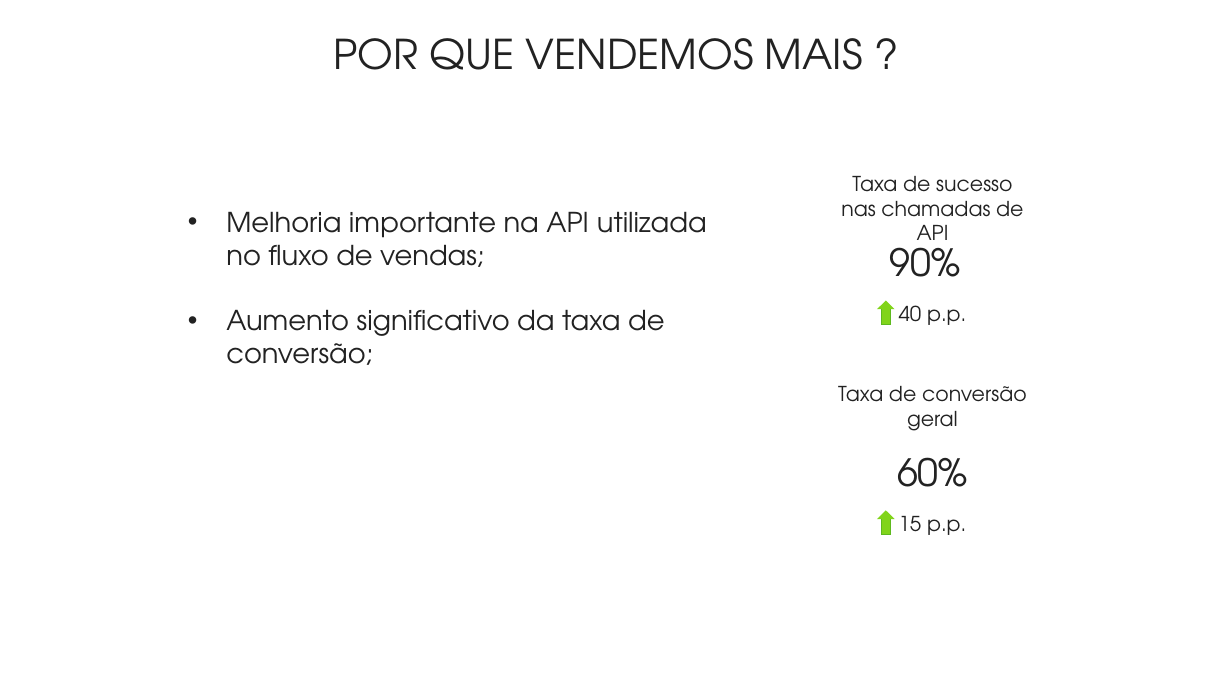
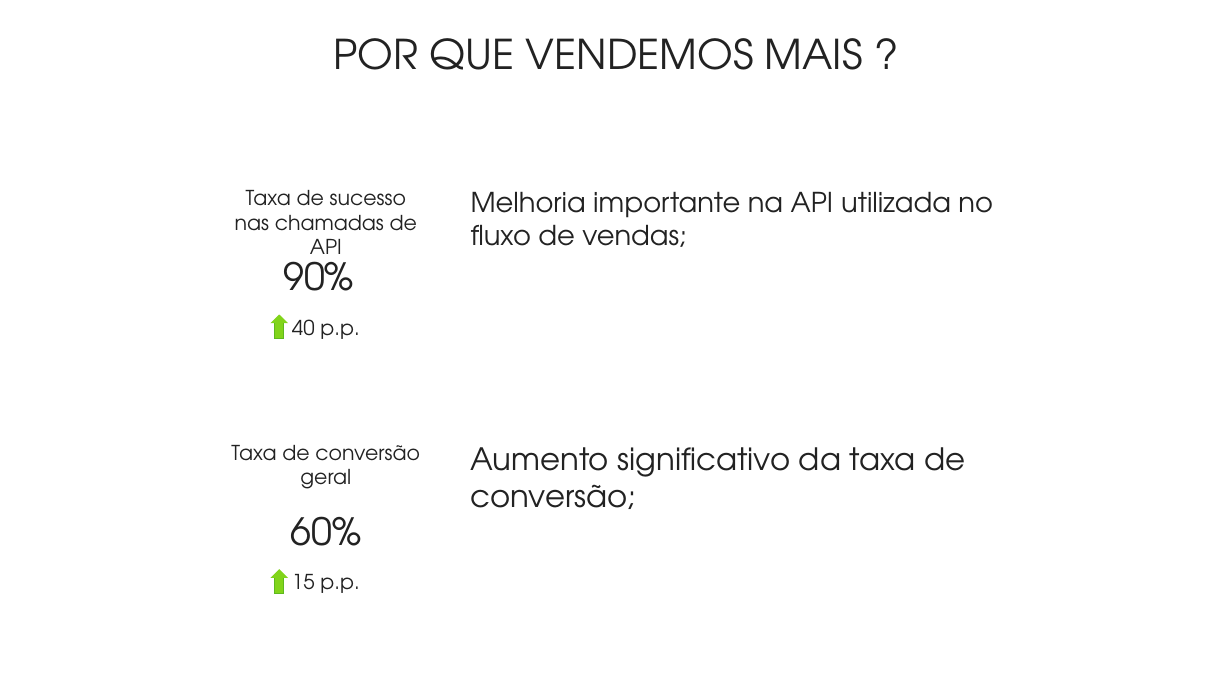
Before and after one commit to pedropark99/Personal-website, a slide deck: slide 8 of posts/2023/2023-01-20-storytelling/report-exemplo.pptx. Drawn at 1232x693 pixels with LibreOffice and Linux fonts; fonts in the diff are those of the drawing. Boxes give left, top, right and bottom in pixels: in the first picture for what was removed or moved away, otherwise in the second. Text is boxed around its words. In the diff, an @@ line names an element or a change of style, - is before the commit and + after.

```diff
--- a/posts/2023/2023-01-20-storytelling/report-exemplo.pptx
+++ b/posts/2023/2023-01-20-storytelling/report-exemplo.pptx
@@ text "Melhoria importante na API utilizada ...": place and size @@
-text "Melhoria importante na API utilizada ..." at <box>226,211,707,365</box>
+text "Melhoria importante na API utilizada ..." at <box>471,191,993,247</box>
@@ text "Melhoria importante na API utilizada ..." at <box>471,191,993,247</box>: bullet • to none @@
@@ text at <box>226,309,664,365</box>: paragraph removed @@
-• Aumento significativo da taxa de conversão;
@@ 3 texts, 1 rectangle, 1 freeform shape: place and size @@
-3 texts, 1 rectangle, 1 freeform shape at <box>841,176,1023,325</box>
+3 texts, 1 rectangle, 1 freeform shape at <box>235,190,417,339</box>
@@ text added at <box>471,447,965,509</box>, 18 pt, text #222222 @@
+Aumento significativo da taxa de conversão;
@@ text "60%": place and size @@
-text "60%" at <box>897,457,968,487</box>
+text "60%" at <box>290,516,361,546</box>
@@ 2 texts, 1 rectangle, 1 freeform shape: place and size @@
-2 texts, 1 rectangle, 1 freeform shape at <box>838,386,1027,535</box>
+2 texts, 1 rectangle, 1 freeform shape at <box>231,445,420,593</box>
```
Also in this commit, not shown: 10 other files.
